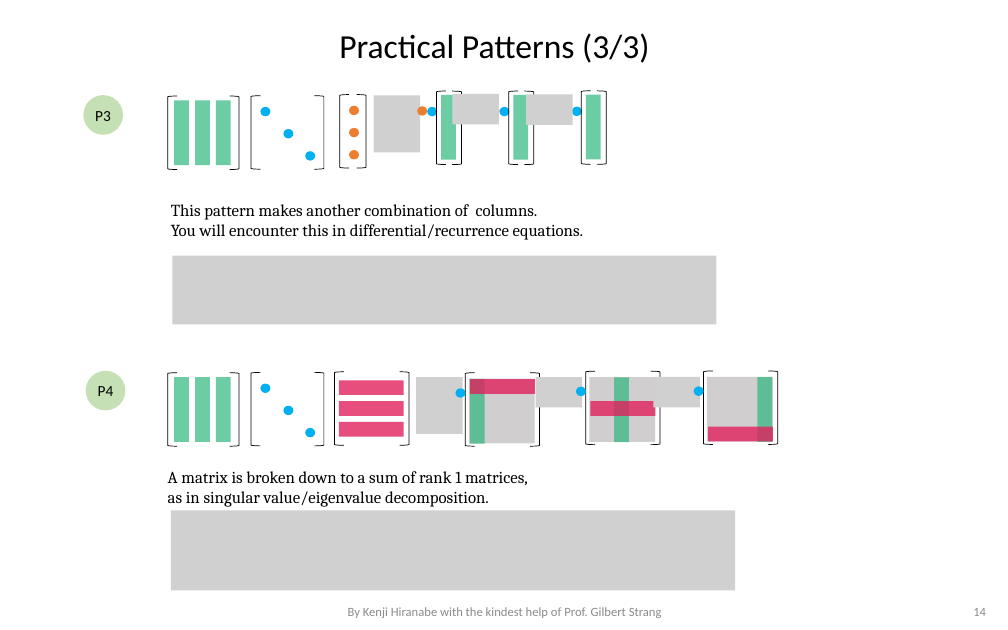
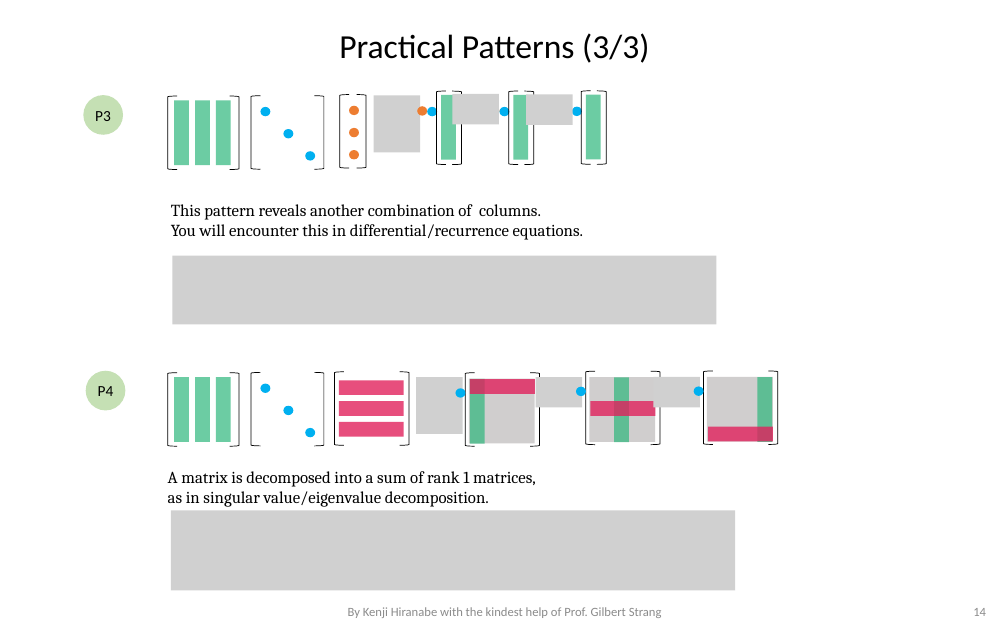
Before and after one commit to kenjihiranabe/The-Art-of-Linear-Algebra, a slide deck: slide 14 of Graphic-Notes-on-LA4E-v1.1.pptx. Drawn at 1008x630 pixels with LibreOffice and Linux fonts; fonts in the diff are those of the drawing; grey boxes stand for pictures; background and template pictures are left out. Boxes give left, top, right and bottom in pixels: in the first picture for what was removed or moved away, otherwise in the second. Text is boxed around its words. In the diff, an @@ line names an element or a change of style, - is before the commit and + after.

```diff
--- a/Graphic-Notes-on-LA4E-v1.1.pptx
+++ b/Graphic-Notes-on-LA4E-v1.1.pptx
@@ text at (x1=171, y1=204, x2=541, y2=220): text changed @@
-This pattern makes another combination of columns.
+This pattern reveals another combination of columns.
@@ text at (x1=168, y1=471, x2=536, y2=487): text changed @@
-A matrix is broken down to a sum of rank 1 matrices,
+A matrix is decomposed into a sum of rank 1 matrices,
```
Also in this commit, not shown: 5 other slides changed, 31 other files.
